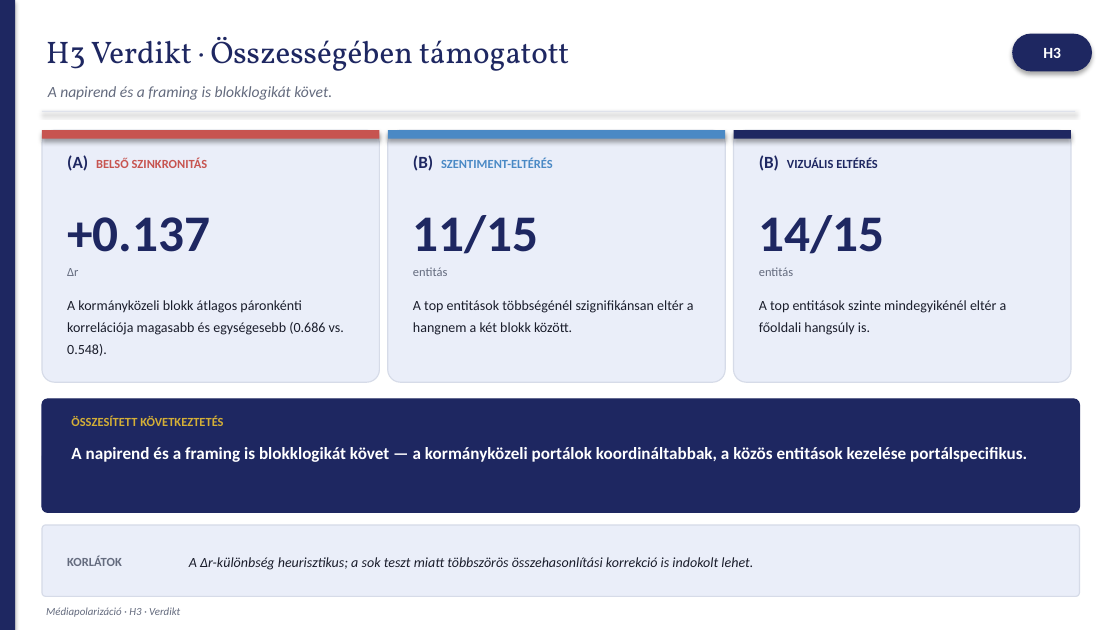
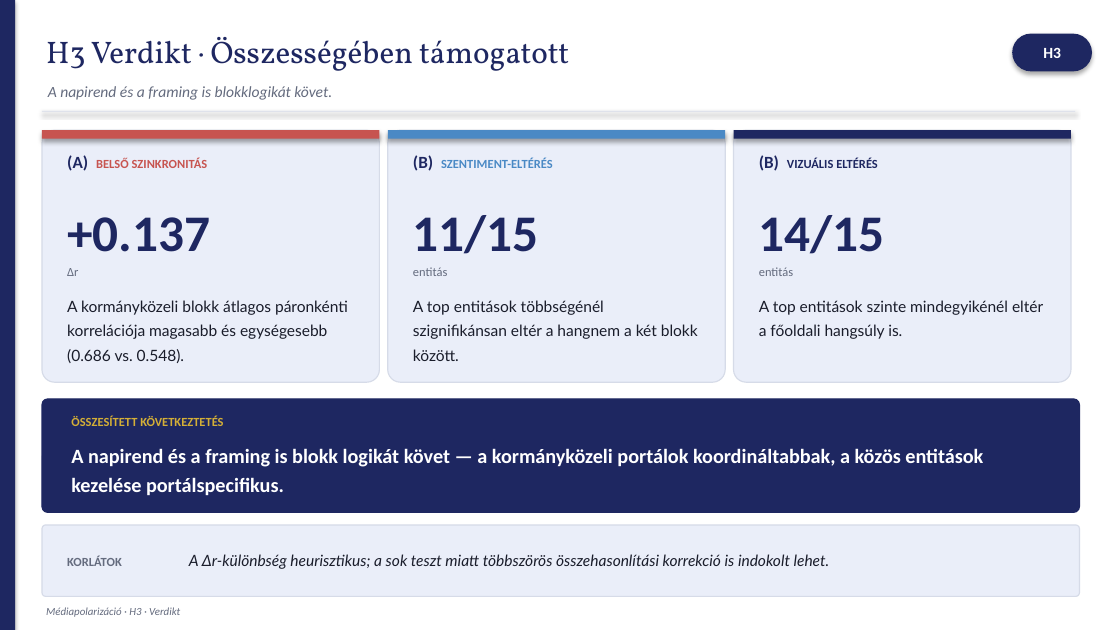
Before and after one commit to fberti/kontraszt-research, a slide deck: slide 19 of presentation/presentation_slides.pptx. Drawn at 1120x630 pixels with LibreOffice and Linux fonts; fonts in the diff are those of the drawing. Boxes give left, top, right and bottom in pixels: in the first picture for what was removed or moved away, otherwise in the second. Text is boxed around its words. In the diff, an @@ line names an element or a change of style, - is before the commit and + after.

```diff
--- a/presentation/presentation_slides.pptx
+++ b/presentation/presentation_slides.pptx
@@ size 9 to 10 pt, font Calibri to Lato in 4 elements at box(189, 554, 830, 569), box(67, 300, 348, 363), box(413, 300, 698, 361), box(759, 300, 1043, 339) @@
@@ text at box(71, 448, 983, 495): text changed; size 11 to 13 pt @@
-A napirend és a framing is blokklogikát követ — a kormányközeli portálok koordináltabbak, a közös entitások kezelése portálspecifikus.
+A napirend és a framing is blokk logikát követ — a kormányközeli portálok koordináltabbak, a közös entitások kezelése portálspecifikus.
```
Also in this commit, not shown: 17 other slides changed, 2 other files.
